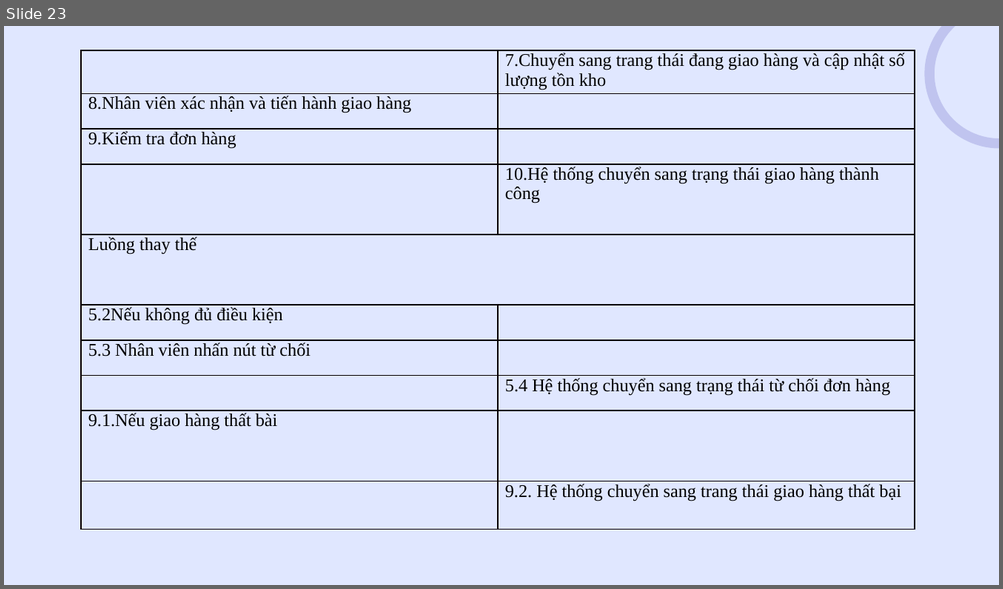
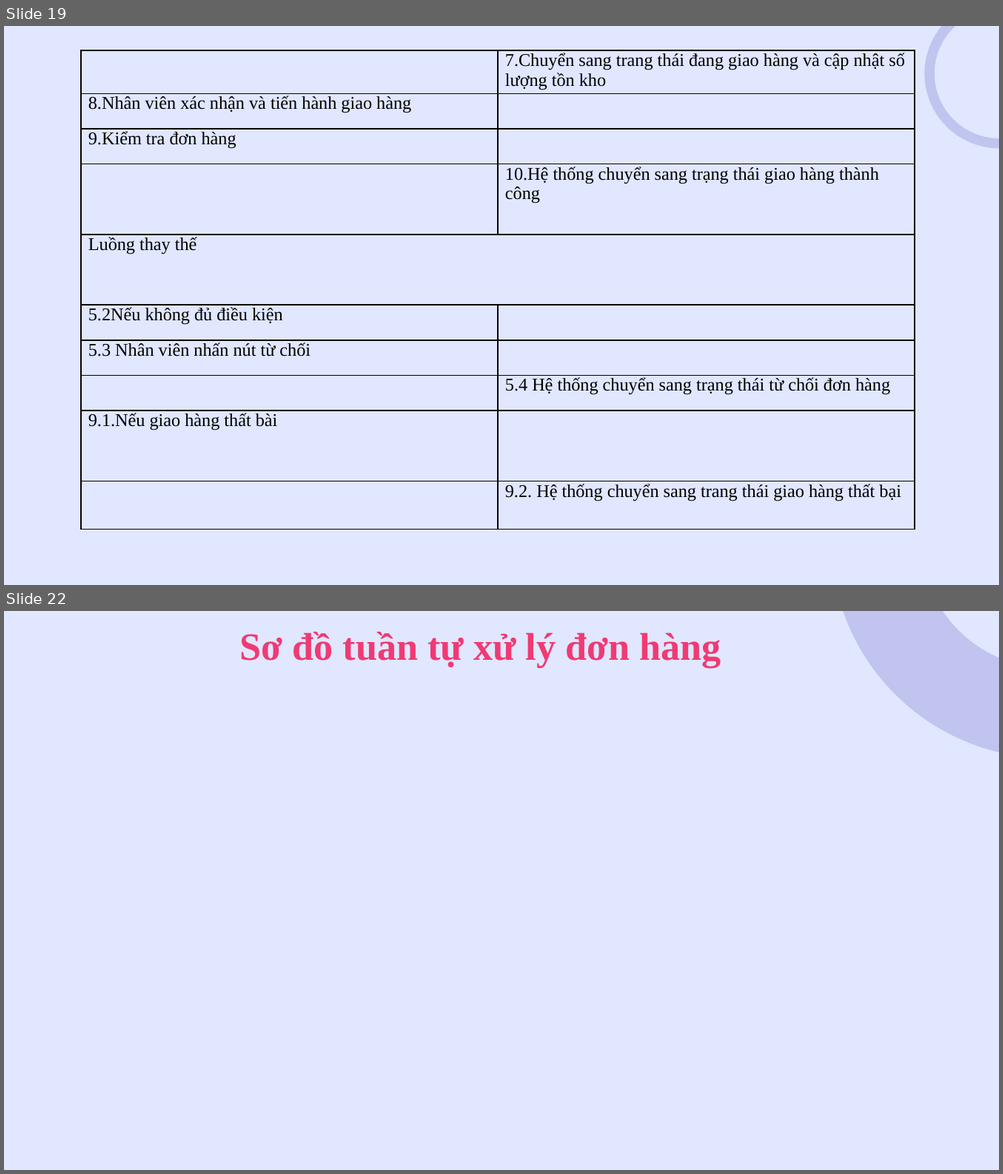
Before and after one commit to hoangtuandrive/GearVM, a slide deck: Báo Cáo/Nhom77_Final/Nhom77_PPT.pptx. Shown one above the other, each under a label of ours: slide 23 before the commit, slides 19 and 22 after it; the slides between them are not shown. The pictures are 1003x589 and 1003x1174 pixels, drawn with LibreOffice and Linux fonts; fonts in the diff are those of the drawing; background and template pictures are left out. Boxes give left, top, right and bottom in pixels: in the first picture for what was removed or moved away, otherwise in the second. Text is boxed around its words. In the diff, an @@ line names an element or a change of style, - is before the commit and + after.

```diff
--- a/Báo Cáo/Nhom77_Final/Nhom77_PPT.pptx
+++ b/Báo Cáo/Nhom77_Final/Nhom77_PPT.pptx
@@ slide 22 added at (4, 611, 999, 1170), background picture (left out) @@
@@ title added at (240, 632, 720, 668), 28 pt, text #F03A73, bold @@
+Sơ đồ tuần tự xử lý đơn hàng
@@ donut added at (831, 611, 999, 759), fill #1B129C at 16% opacity @@
@@ what was slide 23 is now slide 19 @@
```
Also in this commit, not shown: 19 slides changed, 2 other slides added, 9 slides removed, 15 other files.
